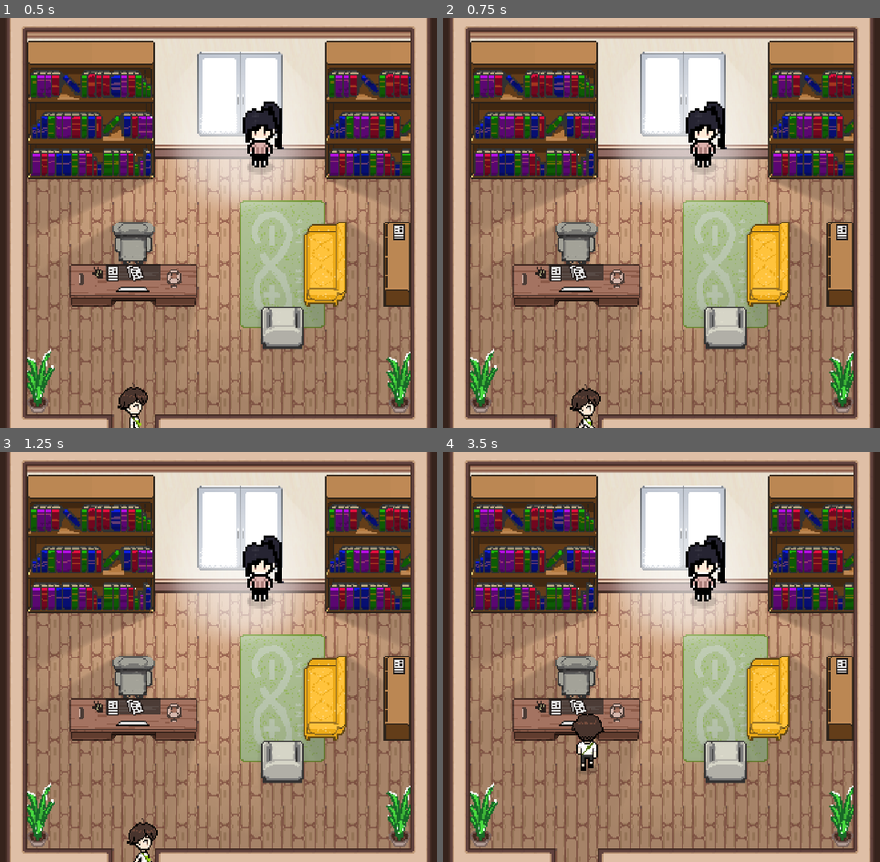
Above: before the commit, frames 1-4 (two rows, left to right).
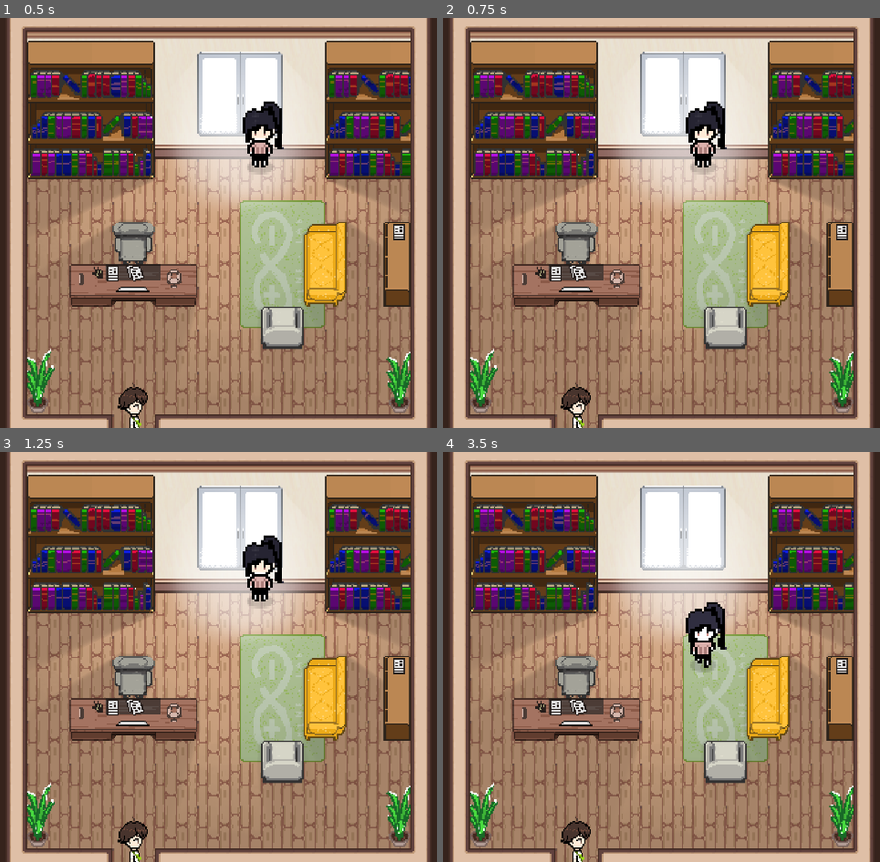
Above: after the commit, the same moments.

Repository: alfaarizi/godot-core
Game: Godot game, scene res://rooms/prologue/therapy_room_1/therapy_room_1.tscn
Same seed, same stepped clock (60 frames per second), same inputs: the game is played once before the commit and once after it. This scene is started directly instead of the project's main scene. Sound files missing from this copy of the repository are replaced by a short silence.
Inputs:
- Up to frame 1 (0.5 s): no input
- Up to frame 2 (0.75 s): tap Enter at 0.5 s; hold Right (move_right) from 0.53 s (still down); tap Z (interact) at 0.6 s
- Up to frame 3 (1.25 s): keep holding Right (move_right)
- Up to frame 4 (3.5 s): release Right (move_right) at 1.28 s; hold Down (move_down) 1.28-2.03 s; tap X (player_selection) at 1.35, 2.85 s; tap Space at 2 s; hold Right (move_right) 2.03-2.78 s; tap Z (interact) at 2.1 s; tap Enter at 2.75 s; hold Up (move_up) from 2.78 s (still down)

Frame 1 is identical in both runs. In frame 2, 0.5% of the frame differs, in the area x 26-37%, y 88-100%; in frame 3, 0.6%; in frame 4, 3.2%, in the area x 26-65%, y 20-100%.
Error after the commit: Invalid call. Nonexistent function 'start_dialogue' in base 'Nil'. (res://components/cutscene_player.gd:51)

Commit message:
initial commit on the cutscene player

Diff:
--- /dev/null
+++ b/components/cutscene_player.gd
@@ -0,0 +1,68 @@
+@tool
+class_name CutscenePlayer extends AnimationPlayer
+
+@export var cutscene_animations: Array[CutsceneAnimation] = []: set = set_cutscene_animations
+var cutscene_animations_dict: Dictionary = {}
+
+func _ready() -> void:
+	if Engine.is_editor_hint(): return
+	for ca in cutscene_animations:
+		if ca and ca.cutscene_name:
+			cutscene_animations_dict[ca.cutscene_name] = ca
+
+func play_cutscene(cutscene_name: String):
+	if cutscene_animations_dict.is_empty(): return
+
+	var cutscene = cutscene_animations_dict.get(cutscene_name, null)
+	if not cutscene: return
+
+	for ac in cutscene.actions:
+		await execute(ac)
+
+func execute(cutscene_action: CutsceneAction):
+	if not cutscene_action: return
+
+	var action := cutscene_action.action
+	var action_type := cutscene_action.action_type
+
+	match action_type:
+		CutsceneAction.ActionType.DELAY:
+			await _delay(action.time)
+			print("delay")
+		CutsceneAction.ActionType.PLAY:
+			await _play_anim(action.animation_name)
+			print("anim")
+		CutsceneAction.ActionType.DIALOGUE:
+			await _start_dialogue(action.dialogue_id)
+			print("dialogue")
+		CutsceneAction.ActionType.EVENT:
+			if action.target_node and action.has_method(action.method_name):
+				await _do(action.target_node, [action.method_args])
+				print("event")
+
+func _delay(timeout: float) -> Signal:
+	return get_tree().create_timer(timeout).timeout
+
+func _play_anim(anim_name: String) -> Signal:
+	self.play(anim_name)
+	return self.animation_finished
+
+func _start_dialogue(dialogue_id: String) -> Signal:
+	Global.dialogue.start_dialogue(dialogue_id)
+	return Global.dialogue.next_dialogue
+
+func _do(fun: Callable, args: Array = []) -> Variant:
+	var result = fun.callv(args)
+	return result
+
+func set_cutscene_animations(_cutscene_animations: Array[CutsceneAnimation]):
+	for idx in _cutscene_animations.size():
+		if _cutscene_animations[idx] == null:
+			_cutscene_animations[idx] = CutsceneAnimation.new()
+	cutscene_animations = _cutscene_animations
+	update_configuration_warnings()
+
+func _get_configuration_warnings() -> PackedStringArray:
+	if cutscene_animations.is_empty():
+		return ["at least one cutscene animation is required"]
+	return []
--- /dev/null
+++ b/components/cutscene_player.tscn
@@ -0,0 +1,6 @@
+[gd_scene load_steps=2 format=3 uid="uid://bkkqbagsf2627"]
+
+[ext_resource type="Script" path="res://components/cutscene_player.gd" id="1_7sh58"]
+
+[node name="CutscenePlayer" type="AnimationPlayer"]
+script = ExtResource("1_7sh58")
--- /dev/null
+++ b/components/cutscene_util/cutscene_action.gd
@@ -0,0 +1,89 @@
+@tool
+class_name CutsceneAction extends Resource
+
+enum ActionType { Nil, DELAY, PLAY, DIALOGUE, EVENT }
+var action_type: ActionType: set = set_action_type
+var action: CutsceneResource: set = set_action
+
+func set_action(_action: CutsceneResource):
+	if not _action:
+		return
+	action = _action
+
+func set_action_type(value: ActionType) -> void:
+	if action_type == value:
+		return
+	action_type = value
+	match action_type:
+		ActionType.DELAY:
+			action = DelayAction.new()
+		ActionType.PLAY:
+			action = PlayAction.new()
+		ActionType.DIALOGUE:
+			action = DialogueAction.new()
+		ActionType.EVENT:
+			action = EventAction.new()
+		ActionType.Nil:
+			action = null
+	notify_property_list_changed()
+
+
+func _get_property_list() -> Array[Dictionary]:
+	var properties: Array[Dictionary] = []
+	properties.append({
+		"name": "Action Type",
+		"type": TYPE_INT,
+		"hint": PROPERTY_HINT_ENUM,
+		"hint_string": ",DELAY,PLAY,DIALOGUE,EVENT"
+	})
+
+	match action_type:
+		ActionType.DELAY:
+			properties.append({
+				"name": "Action",
+				"type": TYPE_OBJECT,
+				"hint": PROPERTY_HINT_RESOURCE_TYPE,
+				"hint_string": "DelayAction"
+			})
+		ActionType.PLAY:
+			properties.append({
+				"name": "Action",
+				"type": TYPE_OBJECT,
+				"hint": PROPERTY_HINT_RESOURCE_TYPE,
+				"hint_string": "PlayAction"
+			})
+		ActionType.DIALOGUE:
+			properties.append({
+				"name": "Action",
+				"type": TYPE_OBJECT,
+				"hint": PROPERTY_HINT_RESOURCE_TYPE,
+				"hint_string": "DialogueAction"
+			})
+		ActionType.EVENT:
+			properties.append({
+				"name": "Action",
+				"type": TYPE_OBJECT,
+				"hint": PROPERTY_HINT_RESOURCE_TYPE,
+				"hint_string": "EventAction"
+			})
+	return properties
+
+
+func _set(property: StringName, value: Variant) -> bool:
+	var retval: bool = true
+	match property:
+		"Action Type":
+			action_type = value
+		"Action":
+			action = value
+		_:
+			retval = false
+	return retval
+
+func _get(property: StringName) -> Variant:
+	match property:
+		"Action Type":
+			return action_type
+		"Action":
+			return action
+	return null
--- /dev/null
+++ b/components/cutscene_util/cutscene_animation.gd
@@ -0,0 +1,15 @@
+@tool
+class_name CutsceneAnimation extends Resource
+
+@export var cutscene_name: String = ""
+@export var actions: Array[CutsceneAction] = []: set = set_actions
+
+func _ready() -> void:
+	if Engine.is_editor_hint():
+		return
+
+func set_actions(_actions: Array[CutsceneAction]) -> void:
+	for idx in _actions.size():
+		if _actions[idx] == null:
+			_actions[idx] = CutsceneAction.new()
+	actions = _actions
--- /dev/null
+++ b/components/cutscene_util/cutscene_reource.gd
@@ -0,0 +1 @@
+class_name CutsceneResource extends Resource
--- /dev/null
+++ b/components/cutscene_util/delay_action.gd
@@ -0,0 +1,3 @@
+class_name DelayAction extends CutsceneResource
+
+@export var time: float = 0.0
--- /dev/null
+++ b/components/cutscene_util/dialogue_action.gd
@@ -0,0 +1,3 @@
+class_name DialogueAction extends CutsceneResource
+
+@export var dialogue_id: String = ""
--- /dev/null
+++ b/components/cutscene_util/event_action.gd
@@ -0,0 +1,5 @@
+class_name EventAction extends CutsceneResource
+
+@export var target_node: NodePath
+@export var method_name: String
+@export var method_args: Array = []
--- /dev/null
+++ b/components/cutscene_util/play_action.gd
@@ -0,0 +1,3 @@
+class_name PlayAction extends CutsceneResource
+
+@export var animation_name: String = ""
--- /dev/null
+++ b/components/triggerable.gd
@@ -0,0 +1,28 @@
+@tool
+extends Area2D
+
+@export var area_shape: Shape2D: set = set_area_shape
+@export var callable: Callable: set = set_callable
+
+@onready var collision_shape_2d: CollisionShape2D = %CollisionShape2D
+
+func _ready() -> void:
+	if Engine.is_editor_hint():
+		return
+	callable = foo()
+
+func set_area_shape(_area_shape: Shape2D):
+	if not _area_shape: return
+	area_shape = _area_shape
+	if collision_shape_2d:
+		collision_shape_2d.shape = area_shape
+
+func set_callable(_callable: Callable):
+	_callable.call()
+
+func _on_body_entered(body: Node2D) -> void:
+	if body is Player:
+		pass
+
+func foo():
+	print("bar")
--- /dev/null
+++ b/components/triggerable.tscn
@@ -0,0 +1,17 @@
+[gd_scene load_steps=3 format=3 uid="uid://cllr1aojmhb0c"]
+
+[ext_resource type="Script" path="res://components/triggerable.gd" id="1_h6l61"]
+
+[sub_resource type="RectangleShape2D" id="RectangleShape2D_y1fu6"]
+size = Vector2(32, 16)
+
+[node name="triggerable" type="Area2D"]
+script = ExtResource("1_h6l61")
+area_shape = SubResource("RectangleShape2D_y1fu6")
+
+[node name="CollisionShape2D" type="CollisionShape2D" parent="."]
+unique_name_in_owner = true
+scale = Vector2(4, 4)
+shape = SubResource("RectangleShape2D_y1fu6")
+
+[connection signal="body_entered" from="." to="." method="_on_body_entered"]
--- a/rooms/prologue/therapy_room_1/therapy_room_1.gd
+++ b/rooms/prologue/therapy_room_1/therapy_room_1.gd
@@ -1,15 +1,15 @@
 extends Room
-
-@onready var animation_player: AnimationPlayer = %AnimationPlayer
+@onready var cutscene_player: CutscenePlayer = %CutscenePlayer
 @onready var dynamic_bounds_camera: DynamicBoundsCamera = %DynamicBoundsCamera
 
-func cutscene_01():
-	await delay(1.0)
-	await play("01_therapist_turning")
-	await delay(1.0)
-	await do(start_dialogue, ["Entering the Therapist room 1"])
-	await play("02_therapist_to_sofa")
-	await delay(1.0)
+
+#func cutscene_01():
+	#await delay(1.0)
+	#await play("01_therapist_turning")
+	#await delay(1.0)
+	#await do(start_dialogue, ["Entering the Therapist room 1"])
+	#await play("02_therapist_to_sofa")
+	#await delay(1.0)
 
 func cutscene_02():
 	await play("03_after_sesh")
@@ -32,6 +32,8 @@
 
 	CameraTransition.switch_camera(player.dynamic_bounds_camera, dynamic_bounds_camera)
 
+	await cutscene_player.play_cutscene("cutscene_01")
+
 	#await cutscene_01()
 	#await cutscene_02()
 	#await cutscene_03()
--- a/rooms/prologue/therapy_room_1/therapy_room_1.tscn
+++ b/rooms/prologue/therapy_room_1/therapy_room_1.tscn
@@ -6,10 +6,16 @@
 [ext_resource type="PackedScene" uid="uid://c84okus6y6nte" path="res://rooms/door.tscn" id="5_wb5kv"]
 [ext_resource type="PackedScene" uid="uid://cj3deljjo8g4r" path="res://characters/therapist/therapist.tscn" id="6_b5trd"]
 [ext_resource type="Texture2D" uid="uid://bidj324rig8va" path="res://assets/sprites/player/movement_sheet1/down3.png" id="6_hmjnl"]
+[ext_resource type="PackedScene" uid="uid://bkkqbagsf2627" path="res://components/cutscene_player.tscn" id="6_jcd14"]
+[ext_resource type="Script" path="res://components/cutscene_util/cutscene_animation.gd" id="7_16ga0"]
 [ext_resource type="Texture2D" uid="uid://nucaweapf2fa" path="res://assets/sprites/player/movement_sheet1/left3.png" id="7_pkgcv"]
 [ext_resource type="Texture2D" uid="uid://b830conwpuvhx" path="res://assets/sprites/player/movement_sheet1/right3.png" id="8_i1p5f"]
+[ext_resource type="Script" path="res://components/cutscene_util/cutscene_action.gd" id="8_qq6r4"]
 [ext_resource type="Texture2D" uid="uid://dlwedffn6rur5" path="res://assets/sprites/player/movement_sheet1/up3.png" id="9_1a2k5"]
+[ext_resource type="Script" path="res://components/cutscene_util/delay_action.gd" id="9_ty83p"]
 [ext_resource type="Texture2D" uid="uid://32hwort0faip" path="res://assets/sprites/therapist/down1.png" id="10_sis6t"]
+[ext_resource type="Script" path="res://components/cutscene_util/play_action.gd" id="10_svm2h"]
+[ext_resource type="Script" path="res://components/cutscene_util/dialogue_action.gd" id="11_7tnfc"]
 [ext_resource type="Texture2D" uid="uid://g1w444rqc8vd" path="res://assets/sprites/therapist/left1.png" id="11_fx6v4"]
 [ext_resource type="Texture2D" uid="uid://cn2lfgplmxago" path="res://assets/sprites/therapist/right1.png" id="12_w4xa5"]
 [ext_resource type="Texture2D" uid="uid://c4vgkyssmj8mb" path="res://assets/sprites/therapist/up1.png" id="13_eeijv"]
@@ -281,6 +287,123 @@
 "test": SubResource("Animation_4xaem")
 }
 
+[sub_resource type="Resource" id="Resource_w782w"]
+script = ExtResource("9_ty83p")
+time = 1.0
+
+[sub_resource type="Resource" id="Resource_fsqdr"]
+script = ExtResource("8_qq6r4")
+"Action Type" = 1
+Action = SubResource("Resource_w782w")
+
+[sub_resource type="Resource" id="Resource_its0x"]
+script = ExtResource("10_svm2h")
+animation_name = "01_therapist_turning"
+
+[sub_resource type="Resource" id="Resource_wwe43"]
+script = ExtResource("8_qq6r4")
+"Action Type" = 2
+Action = SubResource("Resource_its0x")
+
+[sub_resource type="Resource" id="Resource_8iyky"]
+script = ExtResource("9_ty83p")
+time = 1.0
+
+[sub_resource type="Resource" id="Resource_oayiq"]
+script = ExtResource("8_qq6r4")
+"Action Type" = 1
+Action = SubResource("Resource_8iyky")
+
+[sub_resource type="Resource" id="Resource_kftyd"]
+script = ExtResource("11_7tnfc")
+dialogue_id = "Entering the Therapist room 1"
+
+[sub_resource type="Resource" id="Resource_tl50v"]
+script = ExtResource("8_qq6r4")
+"Action Type" = 3
+Action = SubResource("Resource_kftyd")
+
+[sub_resource type="Resource" id="Resource_nlh55"]
+script = ExtResource("10_svm2h")
+animation_name = "02_therapist_to_sofa"
+
+[sub_resource type="Resource" id="Resource_u5nw2"]
+script = ExtResource("8_qq6r4")
+"Action Type" = 2
+Action = SubResource("Resource_nlh55")
+
+[sub_resource type="Resource" id="Resource_x8fy1"]
+script = ExtResource("9_ty83p")
+time = 1.0
+
+[sub_resource type="Resource" id="Resource_o7nbl"]
+script = ExtResource("8_qq6r4")
+"Action Type" = 1
+Action = SubResource("Resource_x8fy1")
+
+[sub_resource type="Resource" id="Resource_3fucl"]
+script = ExtResource("7_16ga0")
+cutscene_name = "cutscene_01"
+actions = Array[ExtResource("8_qq6r4")]([SubResource("Resource_fsqdr"), SubResource("Resource_wwe43"), SubResource("Resource_oayiq"), SubResource("Resource_tl50v"), SubResource("Resource_u5nw2"), SubResource("Resource_o7nbl")])
+
+[sub_resource type="Resource" id="Resource_klg7n"]
+script = ExtResource("8_qq6r4")
+"Action Type" = 0
+
+[sub_resource type="Resource" id="Resource_p8yqk"]
+script = ExtResource("8_qq6r4")
+"Action Type" = 0
+
+[sub_resource type="Resource" id="Resource_o5v3a"]
+script = ExtResource("8_qq6r4")
+"Action Type" = 0
+
+[sub_resource type="Resource" id="Resource_thedk"]
+script = ExtResource("8_qq6r4")
+"Action Type" = 0
+
+[sub_resource type="Resource" id="Resource_lmci1"]
+script = ExtResource("8_qq6r4")
+"Action Type" = 0
+
+[sub_resource type="Resource" id="Resource_ikvug"]
+script = ExtResource("8_qq6r4")
+"Action Type" = 0
+
+[sub_resource type="Resource" id="Resource_0pj3l"]
+script = ExtResource("8_qq6r4")
+"Action Type" = 0
+
+[sub_resource type="Resource" id="Resource_g6meg"]
+script = ExtResource("7_16ga0")
+cutscene_name = "cutscene_02"
+actions = Array[ExtResource("8_qq6r4")]([SubResource("Resource_klg7n"), SubResource("Resource_p8yqk"), SubResource("Resource_o5v3a"), SubResource("Resource_thedk"), SubResource("Resource_lmci1"), SubResource("Resource_ikvug"), SubResource("Resource_0pj3l")])
+
+[sub_resource type="Resource" id="Resource_ap2ai"]
+script = ExtResource("8_qq6r4")
+"Action Type" = 0
+
+[sub_resource type="Resource" id="Resource_uwoij"]
+script = ExtResource("8_qq6r4")
+"Action Type" = 0
+
+[sub_resource type="Resource" id="Resource_pq0uv"]
+script = ExtResource("8_qq6r4")
+"Action Type" = 0
+
+[sub_resource type="Resource" id="Resource_f1ovm"]
+script = ExtResource("8_qq6r4")
+"Action Type" = 0
+
+[sub_resource type="Resource" id="Resource_4gnvp"]
+script = ExtResource("8_qq6r4")
+"Action Type" = 0
+
+[sub_resource type="Resource" id="Resource_rcu41"]
+script = ExtResource("7_16ga0")
+cutscene_name = ""
+actions = Array[ExtResource("8_qq6r4")]([SubResource("Resource_ap2ai"), SubResource("Resource_uwoij"), SubResource("Resource_pq0uv"), SubResource("Resource_f1ovm"), SubResource("Resource_4gnvp")])
+
 [sub_resource type="Animation" id="Animation_huxuq"]
 resource_name = "therapist_turn"
 tracks/0/type = "value"
@@ -952,11 +1075,12 @@
 entry_door_name = "therapy_room_1"
 metadata/_edit_lock_ = true
 
-[node name="AnimationPlayer" type="AnimationPlayer" parent="."]
+[node name="CutscenePlayer" parent="." instance=ExtResource("6_jcd14")]
 unique_name_in_owner = true
 libraries = {
 "": SubResource("AnimationLibrary_v0xek")
 }
+cutscene_animations = Array[ExtResource("7_16ga0")]([SubResource("Resource_3fucl"), SubResource("Resource_g6meg"), SubResource("Resource_rcu41")])
 
 [node name="AnimationPlayerOLD" type="AnimationPlayer" parent="."]
 unique_name_in_owner = true
--- a/rooms/prologue/therapy_room_2/Therapy_room_2.tscn
+++ b/rooms/prologue/therapy_room_2/Therapy_room_2.tscn
@@ -6,6 +6,7 @@
 [ext_resource type="PackedScene" uid="uid://c84okus6y6nte" path="res://rooms/door.tscn" id="4_7xa5r"]
 [ext_resource type="PackedScene" uid="uid://cj3deljjo8g4r" path="res://characters/therapist/therapist.tscn" id="4_gv8on"]
 [ext_resource type="PackedScene" uid="uid://bln04fcnkpha8" path="res://characters/dynamic_bounds_camera.tscn" id="6_rxd45"]
+[ext_resource type="PackedScene" uid="uid://bkkqbagsf2627" path="res://components/cutscene_player.tscn" id="7_kfjnh"]
 
 [sub_resource type="Animation" id="Animation_0igpg"]
 length = 0.001
@@ -68,7 +69,7 @@
 path_to_new_scene = "res://rooms/prologue/lobby/lobby.tscn"
 entry_door_name = "therapy_room_2"
 
-[node name="AnimationPlayer" type="AnimationPlayer" parent="."]
+[node name="CutscenePlayer" parent="." instance=ExtResource("7_kfjnh")]
 unique_name_in_owner = true
 libraries = {
 "": SubResource("AnimationLibrary_jlf0n")
--- a/rooms/prologue/therapy_room_2/therapy_room_2.gd
+++ b/rooms/prologue/therapy_room_2/therapy_room_2.gd
@@ -1,6 +1,6 @@
 extends Room
 
-@onready var animation_player: AnimationPlayer = %AnimationPlayer
+@onready var cutscene_player: CutscenePlayer = %CutscenePlayer
 @onready var dynamic_bounds_camera: DynamicBoundsCamera = %DynamicBoundsCamera
 
 func cutscene_01():
@@ -25,8 +25,8 @@
 
 	CameraTransition.switch_camera(player.dynamic_bounds_camera, dynamic_bounds_camera)
 
-	#await cutscene_01()
-	#await cutscene_02()
+	await cutscene_01()
+	await cutscene_02()
 	#await cutscene_03()
 
 	#CameraTransition.transition_camera(dynamic_bounds_camera, player.dynamic_bounds_camera)
--- a/rooms/room.gd
+++ b/rooms/room.gd
@@ -6,7 +6,7 @@
 
 @export var player: Player: set = set_player
 @export var doors: Array[Door]: set = set_doors
-var cutscene_animation: AnimationPlayer = null
+var cutscene_animation: CutscenePlayer = null
 
 var character_references: Dictionary = {}
 
@@ -14,28 +14,11 @@
 	if Engine.is_editor_hint():
 		return
 	Global.player = player
-	cutscene_animation = find_child("AnimationPlayer", true, false)
-	if cutscene_animation:
-		#cutscene_animation.animation_finished.connect(_on_animation_finished)
-		populate_character_references()
-	print(character_references)
+	cutscene_animation = find_child("CutscenePlayer", true, false)
 	debug_scene()
 #
-func populate_character_references() -> void:
-	var characters := get_children().filter(func(e): return e is CharacterBody2D)
-	var animated_sprites := cutscene_animation.get_children().filter(func(e): return e is AnimatedSprite2D)
-	if not (animated_sprites and characters):
-		return
-
-	for sprite in animated_sprites:
-		for character in characters:
-			print(sprite.name + ", " + character.name)
-			if ("Cut_" + character.name) == sprite.name:
-				character_references[sprite] = character
-				break
 
 func debug_scene() -> void:
-	#print("no scene has started")
 	pass
 
 func do(fun: Callable, args: Array = []) -> Variant:
Not shown: 1 places in rooms/prologue/therapy_room_1/therapy_room_1.tscn that only renumber resources
Not shown: 1 places in rooms/prologue/therapy_room_2/Therapy_room_2.tscn that only renumber resources
